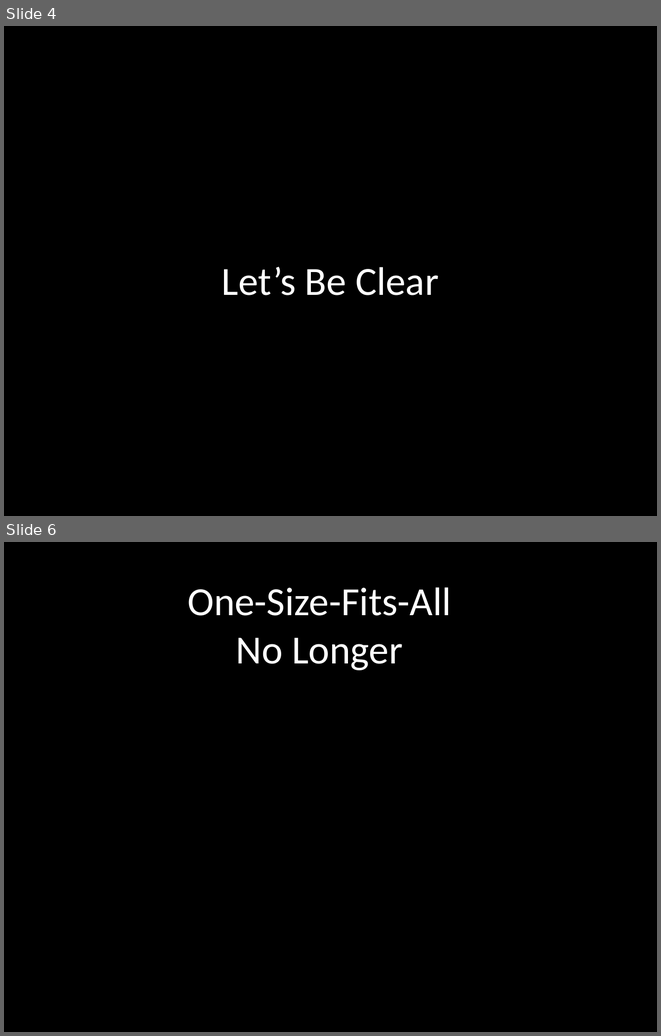
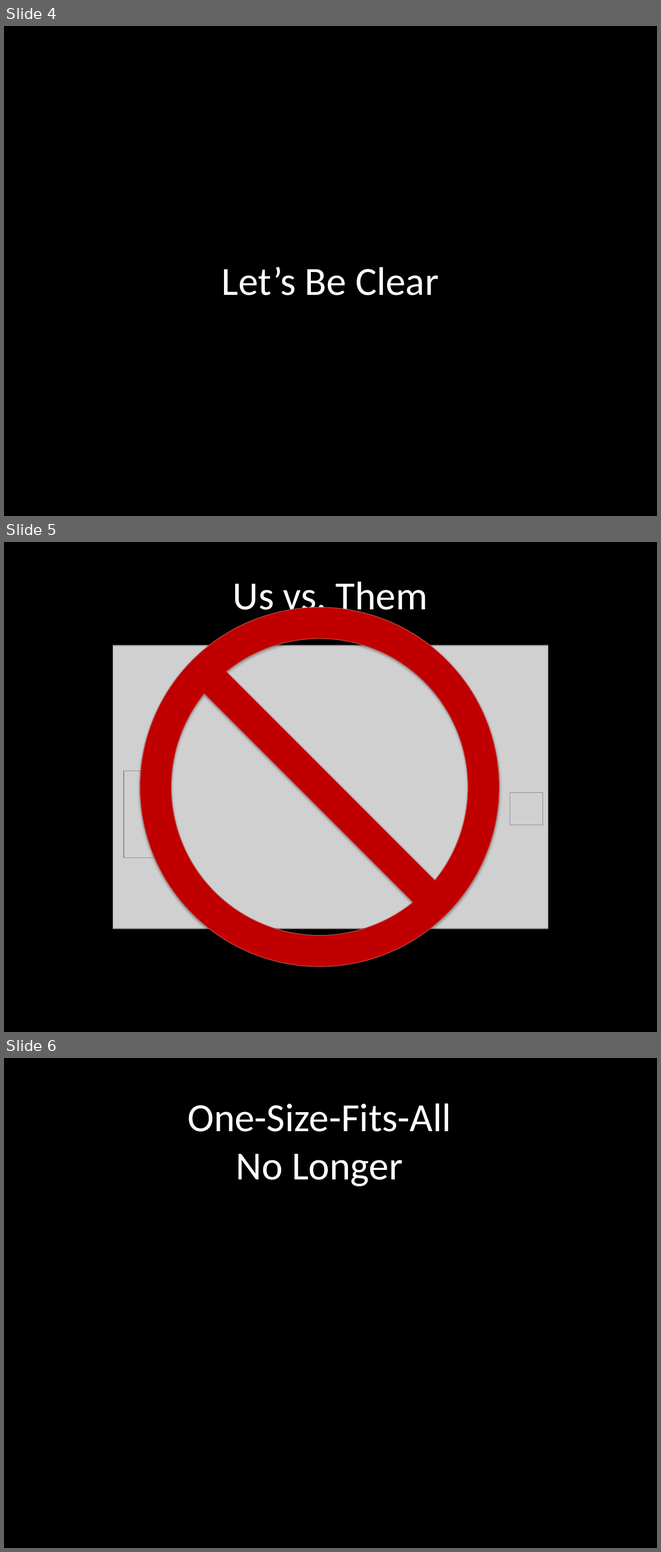
Before and after one commit to jonfuller/mongo-presentation, a slide deck: mongo.pptx. Shown one above the other, each under a label of ours: slides 4 and 6 before the commit, slides 4, 5 and 6 after it; the slides between them are not shown. The pictures are 661x1036 and 661x1552 pixels, drawn with LibreOffice and Linux fonts; fonts in the diff are those of the drawing; grey boxes stand for pictures; background and template pictures are left out. Boxes give left, top, right and bottom in pixels: in the first picture for what was removed or moved away, otherwise in the second. Text is boxed around its words. In the diff, an @@ line names an element or a change of style, - is before the commit and + after.

```diff
--- a/mongo.pptx
+++ b/mongo.pptx
@@ slide 5 added at bbox=[4, 542, 657, 1032], background #000000 @@
@@ title added at bbox=[233, 581, 428, 619], 44 pt, text #FFFFFF @@
+Us vs. Them
@@ no-entry sign added at bbox=[140, 607, 499, 967], fill #C00000, outline #BF4C48 0.75 pt @@
@@ picture added at bbox=[113, 645, 548, 928] @@
@@ picture added at bbox=[123, 770, 159, 857] @@
@@ picture added at bbox=[510, 792, 542, 824] @@
```
Also in this commit, not shown: 2 slides changed, 1 slide removed.
